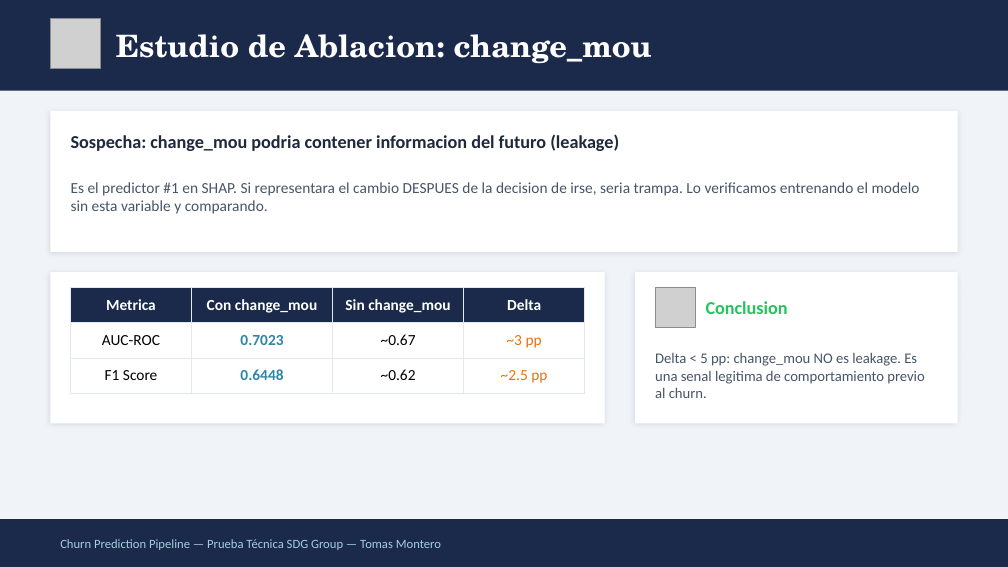
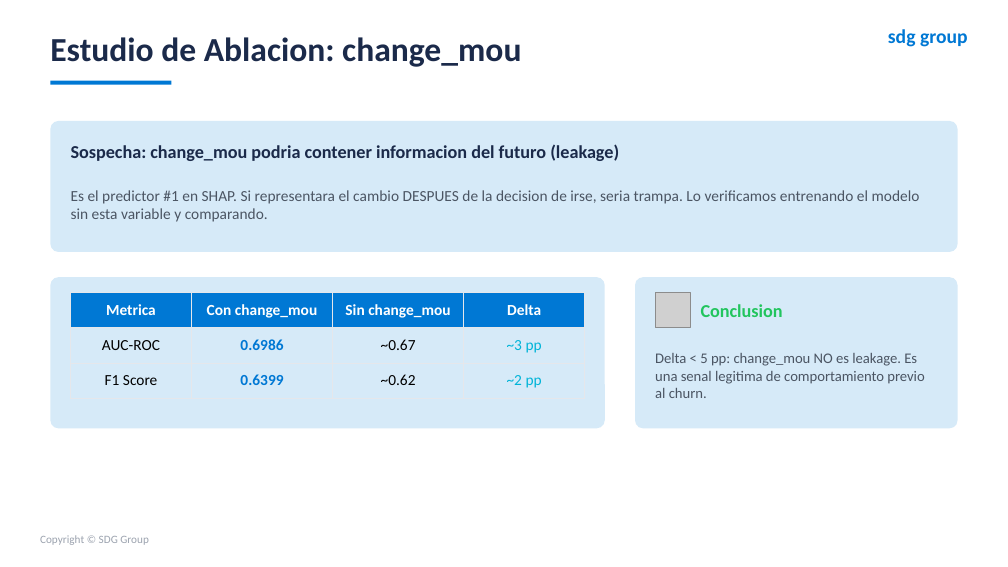
Before and after one commit to TomasUrban0/AI_Test_SDG, a slide deck: slide 18 of Presentacion_Churn_SDG.pptx. Drawn at 1008x567 pixels with LibreOffice and Linux fonts; fonts in the diff are those of the drawing; grey boxes stand for pictures. Boxes give left, top, right and bottom in pixels: in the first picture for what was removed or moved away, otherwise in the second. Text is boxed around its words. In the diff, an @@ line names an element or a change of style, - is before the commit and + after.

```diff
--- a/Presentacion_Churn_SDG.pptx
+++ b/Presentacion_Churn_SDG.pptx
@@ background #F0F4F8 to #FFFFFF @@
@@ rectangle removed at [0,0,1008,91] @@
@@ text "Estudio de Ablacion: change_mou": place and size @@
-text "Estudio de Ablacion: change_mou" at [116,34,652,64]
+text "Estudio de Ablacion: change_mou" at [50,37,521,67]
@@ text "Estudio de Ablacion: change_mou" at [50,37,521,67]: size 22 to 24 pt, font TeX Gyre Schola to Calibri, text colour #FFFFFF to #1B2A4A @@
@@ picture removed at [50,18,101,69] @@
@@ text added at [888,29,968,47], 14 pt, text #0078D4, bold @@
+sdg group
@@ rectangle added at [50,81,171,85], fill #0078D4 @@
@@ rectangle removed at [50,111,958,252] @@
@@ rounded rectangle added at [50,121,958,252], fill #D6EAF8 @@
@@ text "Sospecha: change_mou podria contener informacion ...": place and size @@
-text "Sospecha: change_mou podria contener informacion ..." at [71,134,619,151]
+text "Sospecha: change_mou podria contener informacion ..." at [71,144,619,161]
@@ text "Sospecha: change_mou podria contener informacion ..." at [71,144,619,161]: text colour #1E293B to #1B2A4A @@
@@ text "Es el predictor #1 en ..." at [71,190,920,222]: text colour #475569 to #4B5563 @@
@@ text "Es el predictor #1 en ...": place and size @@
-text "Es el predictor #1 en ..." at [71,182,920,214]
+text "Es el predictor #1 en ..." at [71,190,920,222]
@@ rectangle removed at [50,272,605,423] @@
@@ rounded rectangle added at [50,277,605,428], fill #D6EAF8 @@
@@ table at [71,292,585,393] @@
-row 2, column 2: 0.7023
+row 2, column 2: 0.6986
-row 3, column 2: 0.6448
+row 3, column 2: 0.6399
-row 3, column 4: ~2.5 pp
+row 3, column 4: ~2 pp
@@ fill #1B2A4A to #0078D4 in row 1 @@
@@ text colour #E8720C to #00B4D8 in "~3 pp" @@
@@ borders changed @@
@@ table: place and size @@
-table at [71,287,585,388]
+table at [71,292,585,393]
@@ rectangle removed at [635,272,958,423] @@
@@ rounded rectangle added at [635,277,958,428], fill #D6EAF8 @@
@@ picture: place and size @@
-picture at [655,287,696,328]
+picture at [655,292,690,328]
@@ text "Conclusion": place and size @@
-text "Conclusion" at [706,301,788,314]
+text "Conclusion" at [701,304,783,317]
@@ text "Delta < 5 pp: change_mou ..." at [655,353,924,398]: text colour #475569 to #4B5563 @@
@@ rectangle removed at [0,519,1008,566] @@
@@ text added at [40,535,149,545], 8 pt, text #9CA3AF @@
+Copyright © SDG Group
@@ text removed at [60,539,441,550] @@
-Churn Prediction Pipeline — Prueba Técnica SDG Group — Tomas Montero
```
Also in this commit, not shown: 23 other slides changed, 1 slide added, 1 slide removed, 19 other files.
